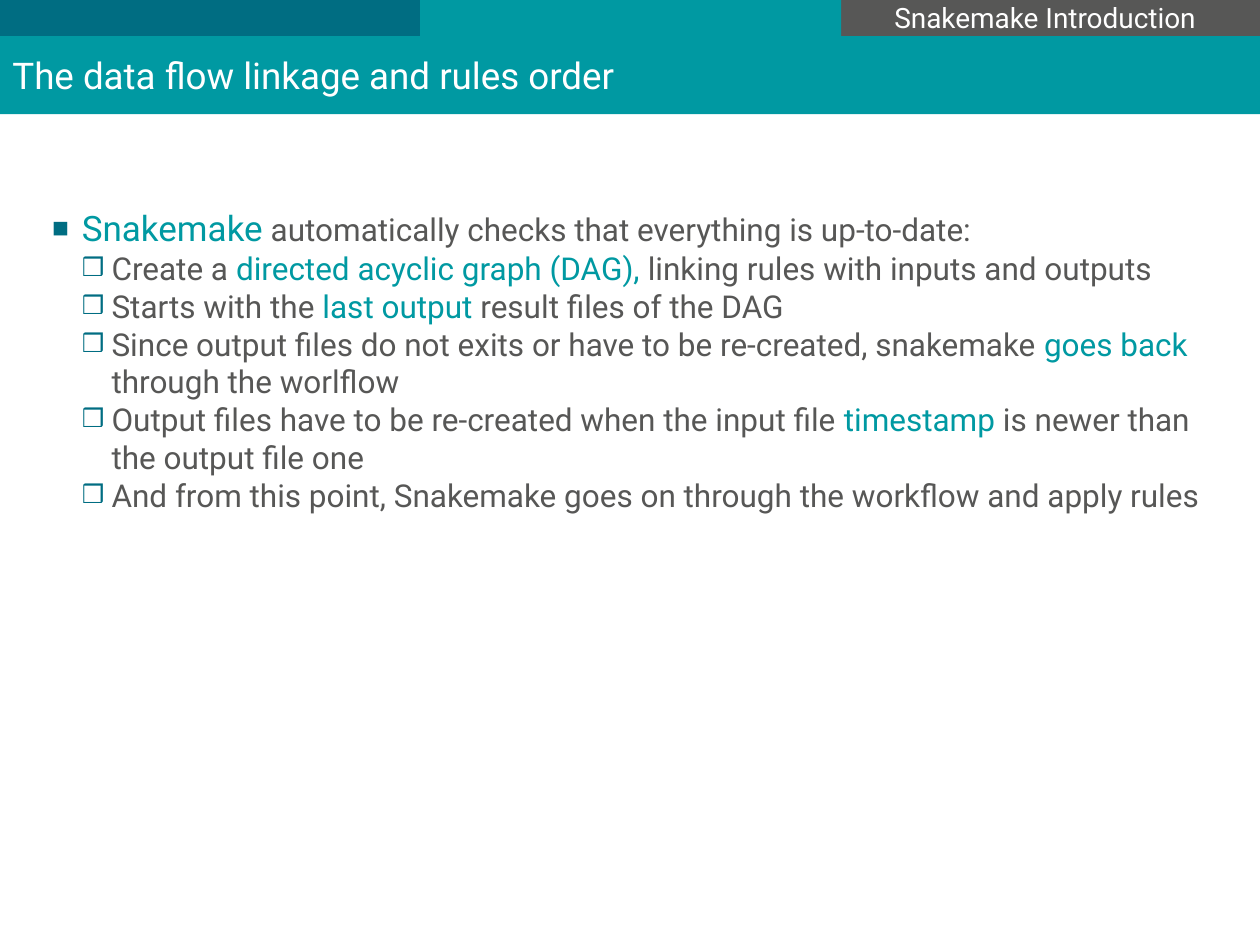
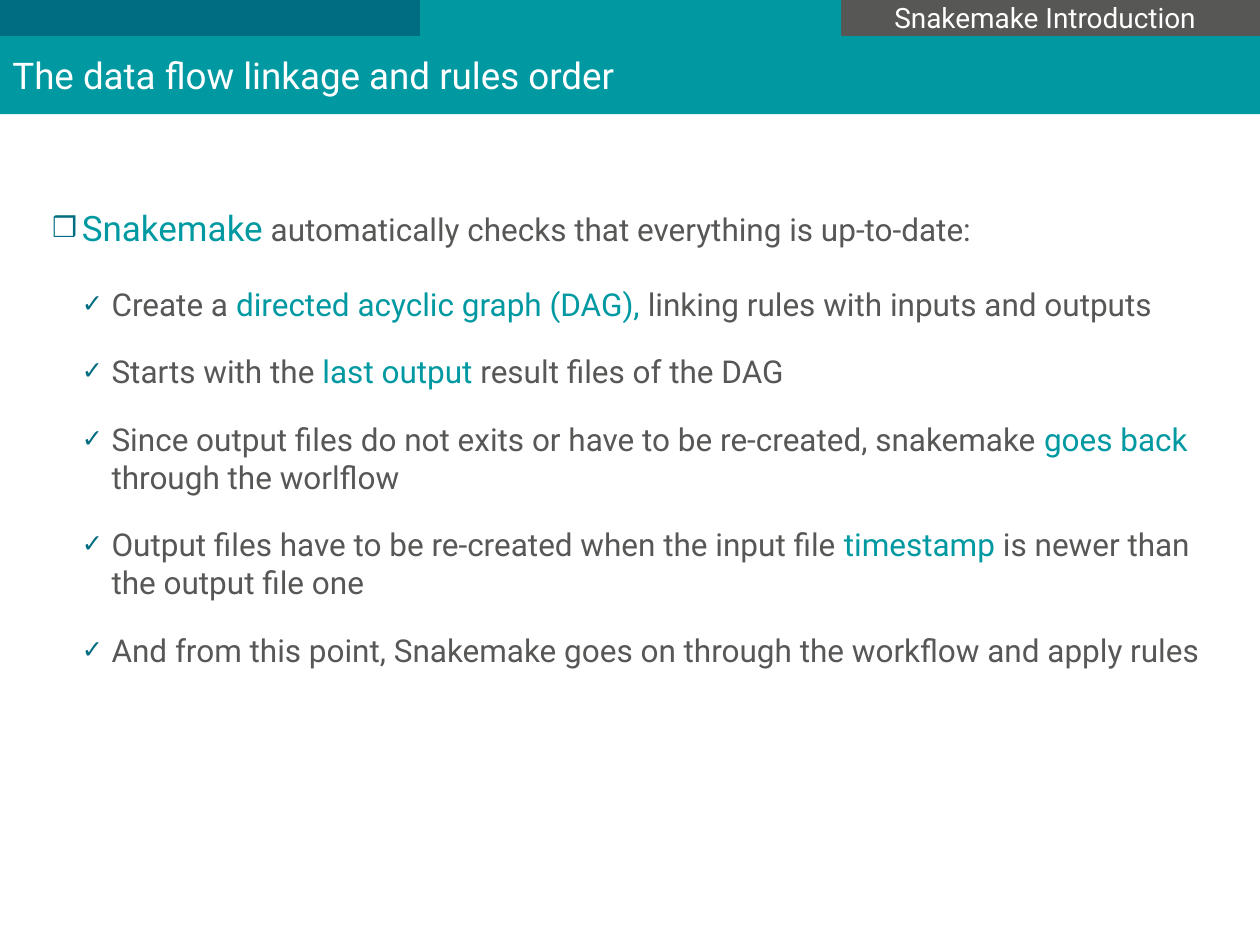
Before and after one commit to mesocentre-clermont-auvergne/formation_fair, a slide deck: slide 12 of fair_workflow/fair_workflow_cours/introduction_snakemake.odp (slide 11 before the commit). Drawn at 1260x945 pixels with LibreOffice and Linux fonts; fonts in the diff are those of the drawing; background and template pictures are left out. Boxes give left, top, right and bottom in pixels: in the first picture for what was removed or moved away, otherwise in the second. Text is boxed around its words. In the diff, an @@ line names an element or a change of style, - is before the commit and + after.

```diff
--- a/fair_workflow/fair_workflow_cours/introduction_snakemake.odp
+++ b/fair_workflow/fair_workflow_cours/introduction_snakemake.odp
@@ text "Snakemake automatically checks that everything ..." at box(82, 214, 1199, 669): bullet ■ to ❒; bullet ❒ to ✓; more space between paragraphs @@
```
Also in this commit, not shown: 15 other slides changed, 1 slide added, 18 other files.
